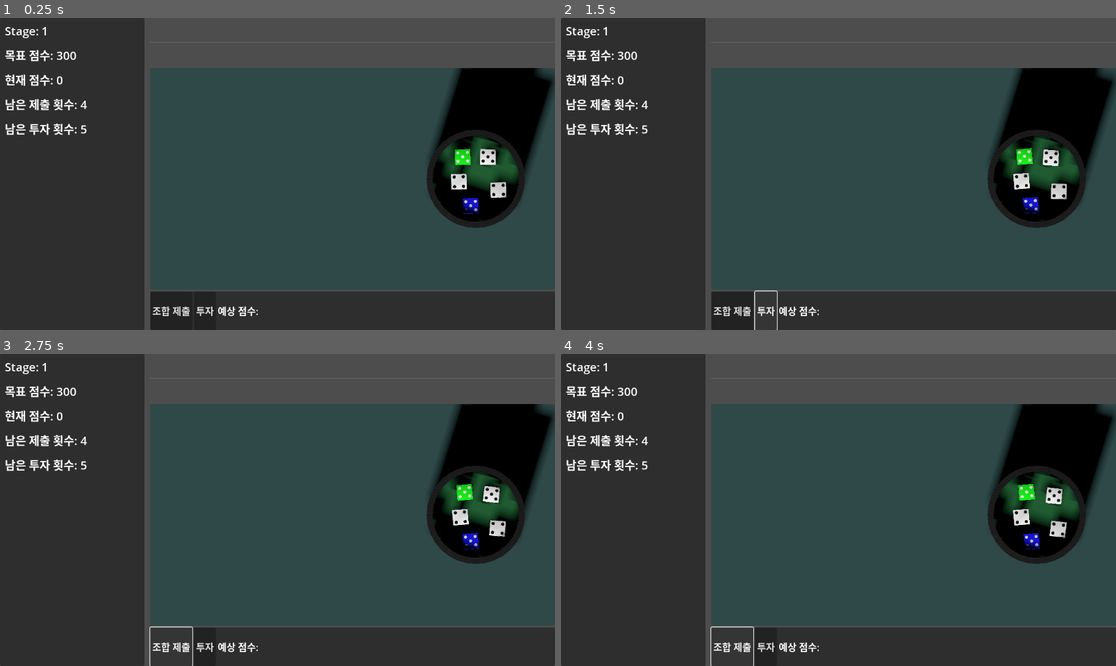
Above: before the commit, frames 1-4 (two rows, left to right).
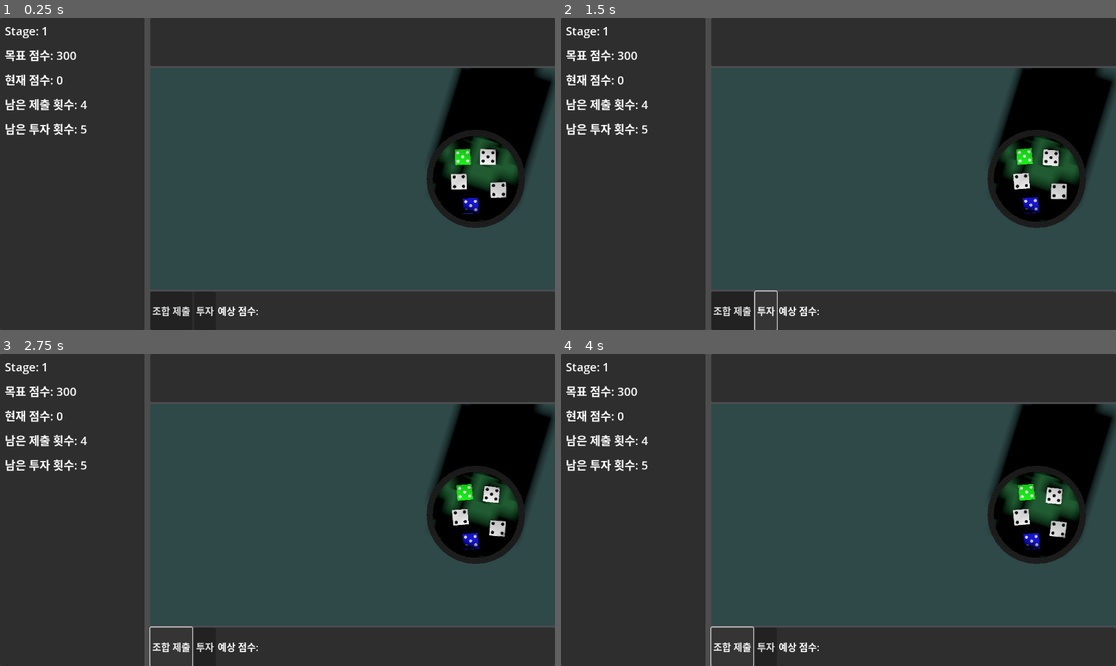
Above: after the commit, the same moments.

Repository: SangHyung-Jung/ColorDiceRollGame
Game: Godot game, scene res://main_screen.tscn
The game is run twice, just before and just after one commit, with the same random seed, the same clock (stepped at 60 frames per second) and the same inputs.
Inputs:
- Up to frame 1 (0.25 s): no input
- Up to frame 2 (1.5 s): click "조합 제출" at 0.5 s; click "투자" at 1.25 s
- Up to frame 3 (2.75 s): click "조합 제출" at 2 s
- Up to frame 4 (4 s): click "투자" at 2.75 s; click "조합 제출" at 3.5 s

The runs differ from the first frame. In frame 1, 11% of the frame differs, in the area x 27-100%, y 0-16%; in frame 2, 11%; in frame 3, 11%; in frame 4, 11%.

Commit message:
showing selected dices

Diff:
--- a/main_screen.gd
+++ b/main_screen.gd
@@ -26,6 +26,9 @@
 
 # === 리소스 로드 ===
 const CupScene := preload("res://cup.tscn")
+const DiceFaceImageScene = preload("res://scripts/components/dice_face_image.tscn")
+
+@onready var invested_dice_container: HBoxContainer = $HSplitContainer/GameArea/FieldArea/InvestedDiceContainer
 
 func _ready() -> void:
 	# 3D 월드 생성
@@ -190,23 +193,24 @@
 	_update_ui_from_gamestate()
 
 func _invest_dice(nodes: Array) -> void:
-	dice_spawner.remove_dice(nodes)
-
-	for dice in nodes:
-		var idx = invested_dice.size()
-		var target_pos = GameConstants.FIELD_ANCHOR + Vector3(idx * GameConstants.FIELD_STEP_X, 0, 0)
-
-		if "freeze" in dice:
-			dice.freeze = false # Tween을 위해 일시적으로 해제
-
-		var tween: Tween = create_tween().set_trans(Tween.TRANS_SINE).set_ease(Tween.EASE_OUT)
-		tween.tween_property(dice, "global_position", target_pos, GameConstants.KEEP_MOVE_DURATION)
-		await tween.finished
-
-		if "freeze" in dice:
-			dice.freeze = true
-
-		invested_dice.append(dice)
+	var dice_to_invest = []
+	var roll_results = game_manager.get_roll_results()
+	for dice_node in nodes:
+		if not roll_results.has(dice_node.name): continue
+		var value = roll_results[dice_node.name]
+
+		var mesh_instance = dice_node.get_node("DiceMesh")
+		var material = mesh_instance.material_override
+		var texture = material.albedo_texture
+
+		dice_to_invest.append({"value": value, "texture": texture})
+
+	_remove_combo_dice(nodes)
+
+	for data in dice_to_invest:
+		var display = DiceFaceImageScene.instantiate()
+		invested_dice_container.add_child(display)
+		display.set_face(data.value, data.texture)
 
 # --- Public API ---
 func update_stage(stage_num: int) -> void:
--- a/main_screen.tscn
+++ b/main_screen.tscn
@@ -63,12 +63,12 @@
 layout_mode = 2
 
 [node name="FieldArea" type="PanelContainer" parent="HSplitContainer/GameArea"]
-self_modulate = Color(1, 1, 1, 0)
 custom_minimum_size = Vector2(0, 100)
 layout_mode = 2
 
-[node name="HSeparator" type="HSeparator" parent="HSplitContainer/GameArea/FieldArea"]
+[node name="InvestedDiceContainer" type="HBoxContainer" parent="HSplitContainer/GameArea/FieldArea"]
 layout_mode = 2
+alignment = 1
 
 [node name="RollingArea" type="SubViewportContainer" parent="HSplitContainer/GameArea"]
 layout_mode = 2
--- /dev/null
+++ b/scripts/components/dice_face_image.gd
@@ -0,0 +1,29 @@
+extends Control
+
+var dice_value: int = 1
+var dice_texture: Texture2D
+
+# This is a guess based on common cube UV layouts for a 3x2 texture.
+# It might need to be adjusted.
+const FACE_RECTS = {
+    1: Rect2(0, 200, 200, 200),
+    2: Rect2(200, 200, 200, 200),
+    3: Rect2(400, 200, 200, 200),
+    4: Rect2(400, 0, 200, 200),
+    5: Rect2(200, 0, 200, 200),
+    6: Rect2(0, 0, 200, 200),
+}
+
+func set_face(value: int, texture: Texture2D):
+    self.dice_value = value
+    self.dice_texture = texture
+    queue_redraw()
+
+func _draw():
+    if not dice_texture:
+        return
+
+    var src_rect = FACE_RECTS.get(dice_value, Rect2(0, 0, 200, 200))
+    var dest_rect = Rect2(Vector2.ZERO, get_size())
+
+    draw_texture_rect_region(dice_texture, dest_rect, src_rect)
--- /dev/null
+++ b/scripts/components/dice_face_image.tscn
@@ -0,0 +1,7 @@
+[gd_scene load_steps=2 format=3]
+
+[ext_resource type="Script" path="res://scripts/components/dice_face_image.gd" id="1"]
+
+[node name="DiceFaceImage" type="Control"]
+custom_minimum_size = Vector2(80, 80)
+script = ExtResource("1")
Not shown, added: scripts/components/dice_face_image.gd.uid
